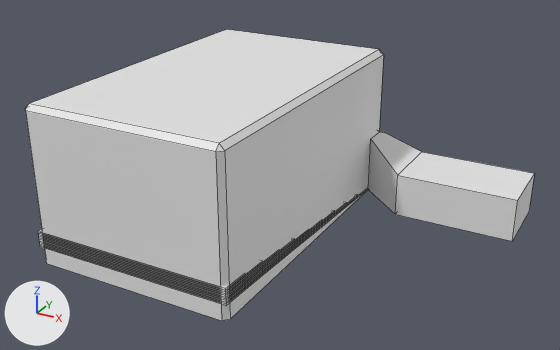
The Blender file Assets/Structure/Cinema.blend, before and after one commit.
Camera for both pictures: a 50 mm camera at (46.3, -74.9, 44.9) aimed at (6.0, -1.7, 8.3). Arrows for +X, +Y and +Z are at lower left; the lights stay in place. Mesh edges are drawn as thin lines. Materials are left out; every surface is plain grey.

The first picture shows 'Cinema'.
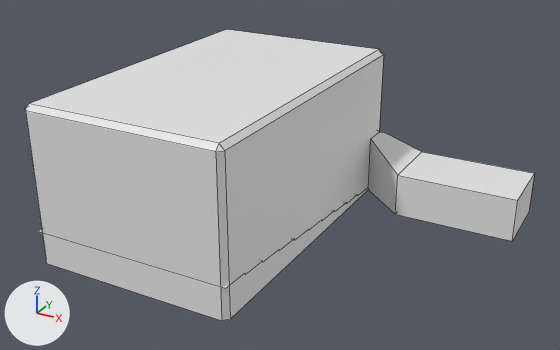
Changed parts and their boxes [x1, y1, x2, y2] in the pictures (560 x 350 px):
'Cinema', reshaped, modifiers changed
    both: [25, 29, 535, 321]
part 1 of me_cube, deleted
    before: [38, 188, 368, 305]

The change, as a diff of the scene's bpy script:
```diff
--- a/Assets/Structure/Cinema.blend.py
+++ b/Assets/Structure/Cinema.blend.py
@@ me_cube @@
 # used by ob_cinema; location = (0.0, 0.0, 0.0)
-me_cube.from_pydata(...)  # 191 vertices, 173 faces; spans x -15.0..31.0, y -20.0..20.0, z 0.0..19.0
+me_cube.from_pydata(...)  # 81 vertices, 52 faces; spans x -15.0..31.0, y -20.0..20.0, z 0.0..19.0
+# me_cube part 1
+# 110 vertices are removed from x -15.0..10.0, y -20.0..12.7, z 0.4..3.8
+# 121 faces are deleted
@@ ob_cinema @@
 ob_cinema.location = (0.0, 0.0, 0.0)
+_m = ob_cinema.modifiers.new('Decimate', 'DECIMATE')
+_m.decimate_type = 'DISSOLVE'
+_m.angle_limit = 0.0
```
